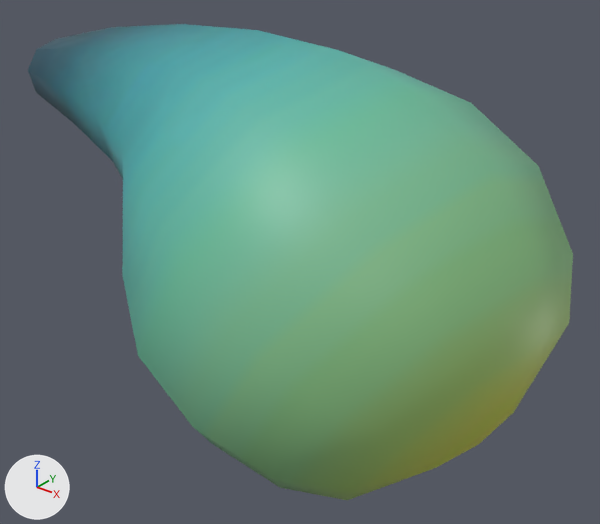
Before and after pictures for a commit that changed the OBJ model models/ChaoParts/chaoRArm.obj.
Rendered twice from a 50 mm lens placed at (5.44, -3.71, 1.39), pointed at (2.49, -0.04, -0.89). Lighting does not change. The marker at lower left points along +X, +Y and +Z. Where no turn or scale is listed for an object, it has been applied to the vertices.

In view in the first picture: 'chd_b_M.002'.
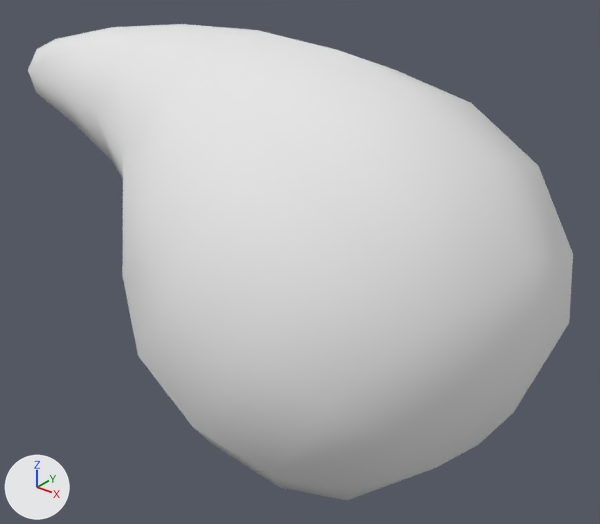
The change, as a diff of the scene's bpy script:
```diff
--- a/models/ChaoParts/chaoRArm.obj.py
+++ b/models/ChaoParts/chaoRArm.obj.py
@@ mat_nch_gummi_m_mat @@
+mat_nch_gummi_m_mat = principled_material('nch_gummi_M_mat')
+mat_nch_gummi_m_mat.base_color = (0.8, 0.8, 0.8)  # white #e7e7e7
+mat_nch_gummi_m_mat.roughness = 1.0
@@ me_chd_b_m_002 @@
 me_chd_b_m_002.from_pydata(...)  # 88 vertices, 172 faces; spans x 0.0..4.22, y -1.41..0.92, z -1.96..0.5
-me_chd_b_m_002.materials.append(mat_nch_gummi_m_mat_001)  # picture img_nch_body_m_png
+me_chd_b_m_002.materials.append(mat_nch_gummi_m_mat)  # white #e7e7e7
```

Changed parts and their boxes (x1, y1, x2, y2) in the pictures (600 x 524 px):
'chd_b_M.002', recoloured: (28, 24, 573, 500) in both
